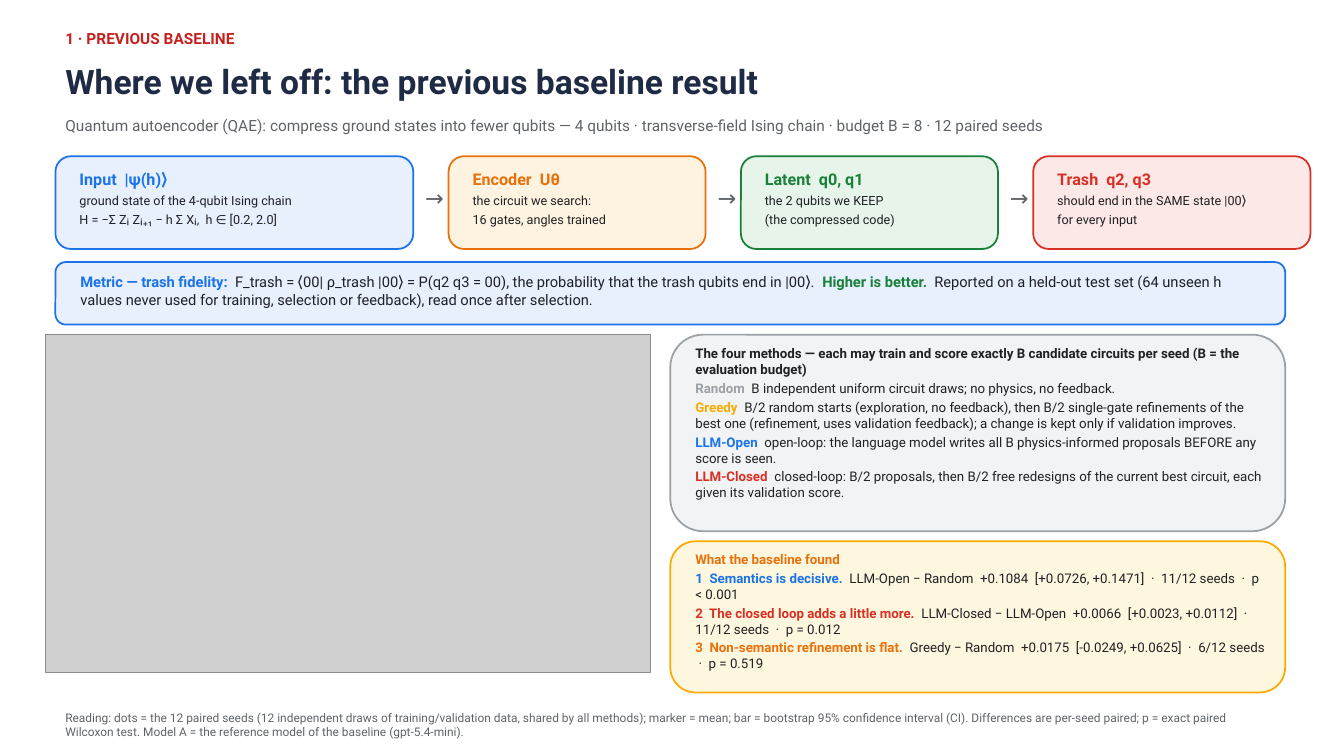
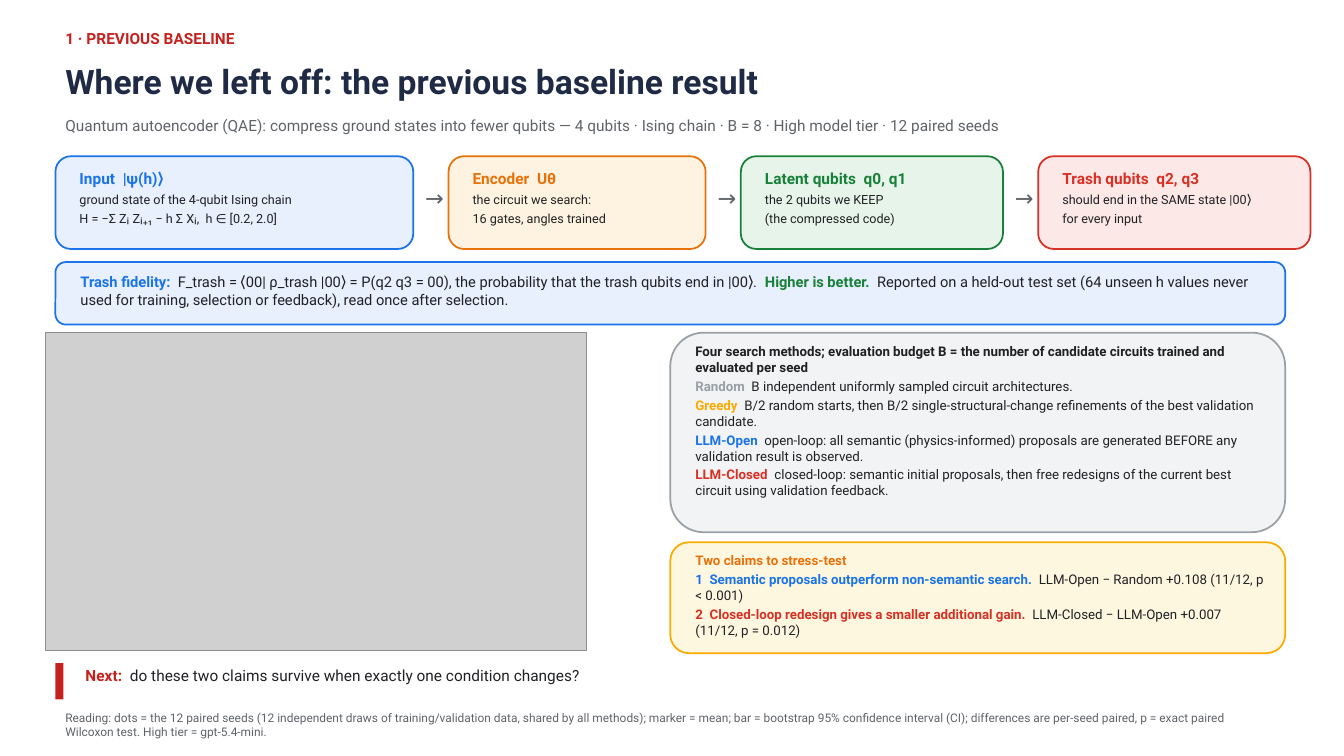
Before and after one commit to dorakingx/llm-vqc, a slide deck: slide 2 of outputs/qae_robustness/deck/20260904_GSoC.pptx. Drawn at 1344x756 pixels with LibreOffice and Linux fonts; fonts in the diff are those of the drawing; grey boxes stand for pictures. Boxes give left, top, right and bottom in pixels: in the first picture for what was removed or moved away, otherwise in the second. Text is boxed around its words. In the diff, an @@ line names an element or a change of style, - is before the commit and + after.

```diff
--- a/outputs/qae_robustness/deck/20260904_GSoC.pptx
+++ b/outputs/qae_robustness/deck/20260904_GSoC.pptx
@@ text at [65, 119, 999, 134]: text changed @@
-Quantum autoencoder (QAE): compress ground states into fewer qubits — 4 qubits · transverse-field Ising chain · budget B = 8 · 12 paired seeds
+Quantum autoencoder (QAE): compress ground states into fewer qubits — 4 qubits · Ising chain · B = 8 · High model tier · 12 paired seeds
@@ text at [79, 171, 164, 188]: size 11.5 to 11 pt in "Input |ψ(h)⟩" @@
@@ text at [473, 172, 556, 184]: size 11.5 to 11 pt in "Encoder Uθ" @@
@@ rounded rectangle: place and size @@
-rounded rectangle at [741, 156, 998, 249]
+rounded rectangle at [741, 156, 1003, 249]
@@ text at [765, 172, 907, 187]: text changed; size 11.5 to 11 pt @@
-Latent q0, q1
+Latent qubits q0, q1
@@ text "→": place and size @@
-text "→" at [1000, 179, 1030, 220]
+text "→" at [1005, 179, 1035, 220]
@@ rounded rectangle: place and size @@
-rounded rectangle at [1033, 156, 1311, 249]
+rounded rectangle at [1038, 156, 1311, 249]
@@ text at [1062, 172, 1200, 187]: text changed; size 11.5 to 11 pt @@
-Trash q2, q3
+Trash qubits q2, q3
@@ text at [80, 275, 1248, 308]: text changed @@
-Metric — trash fidelity: F_trash = ⟨00| ρ_trash |00⟩ = P(q2 q3 = 00), the probability that the trash qubits end in |00⟩. Higher is better. Reported on a held-out test set (64 unseen h values never used for training, selection or feedback), read once after selection.
+Trash fidelity: F_trash = ⟨00| ρ_trash |00⟩ = P(q2 q3 = 00), the probability that the trash qubits end in |00⟩. Higher is better. Reported on a held-out test set (64 unseen h values never used for training, selection or feedback), read once after selection.
@@ picture: place and size @@
-picture at [45, 335, 650, 673]
+picture at [45, 333, 587, 650]
@@ text at [695, 346, 1254, 498]: text changed @@
-The four methods — each may train and score exactly B candidate circuits per seed (B = the evaluation budget)
-Random B independent uniform circuit draws; no physics, no feedback.
-Greedy B/2 random starts (exploration, no feedback), then B/2 single-gate refinements of the best one (refinement, uses validation feedback); a change is kept only if validation improves.
-LLM-Open open-loop: the language model writes all B physics-informed proposals BEFORE any score is seen.
-LLM-Closed closed-loop: B/2 proposals, then B/2 free redesigns of the current best circuit, each given its validation score.
+Four search methods; evaluation budget B = the number of candidate circuits trained and evaluated per seed
+Random B independent uniformly sampled circuit architectures.
+Greedy B/2 random starts, then B/2 single-structural-change refinements of the best validation candidate.
+LLM-Open open-loop: all semantic (physics-informed) proposals are generated BEFORE any validation result is observed.
+LLM-Closed closed-loop: semantic initial proposals, then free redesigns of the current best circuit using validation feedback.
@@ rounded rectangle: place and size @@
-rounded rectangle at [670, 541, 1286, 693]
+rounded rectangle at [670, 542, 1286, 653]
@@ text at [695, 555, 1263, 638]: text changed; bold on @@
-What the baseline found
-1 Semantics is decisive. LLM-Open − Random +0.1084 [+0.0726, +0.1471] · 11/12 seeds · p < 0.001
-2 The closed loop adds a little more. LLM-Closed − LLM-Open +0.0066 [+0.0023, +0.0112] · 11/12 seeds · p = 0.012
-3 Non-semantic refinement is flat. Greedy − Random +0.0175 [-0.0249, +0.0625] · 6/12 seeds · p = 0.519
+Two claims to stress-test
+1 Semantic proposals outperform non-semantic search. LLM-Open − Random +0.108 (11/12, p < 0.001)
+2 Closed-loop redesign gives a smaller additional gain. LLM-Closed − LLM-Open +0.007 (11/12, p = 0.012)
@@ rectangle added at [55, 663, 64, 700], fill #C5221F @@
@@ text added at [85, 669, 580, 685], 11 pt, text #202124 @@
+Next: do these two claims survive when exactly one condition changes?
@@ text at [65, 713, 1224, 739]: text changed @@
-Reading: dots = the 12 paired seeds (12 independent draws of training/validation data, shared by all methods); marker = mean; bar = bootstrap 95% confidence interval (CI). Differences are per-seed paired; p = exact paired Wilcoxon test. Model A = the reference model of the baseline (gpt-5.4-mini).
+Reading: dots = the 12 paired seeds (12 independent draws of training/validation data, shared by all methods); marker = mean; bar = bootstrap 95% confidence interval (CI); differences are per-seed paired, p = exact paired Wilcoxon test. High tier = gpt-5.4-mini.
```
Also in this commit, not shown: 2 other slides changed, 7 slides added, 7 slides removed, 32 other files.
